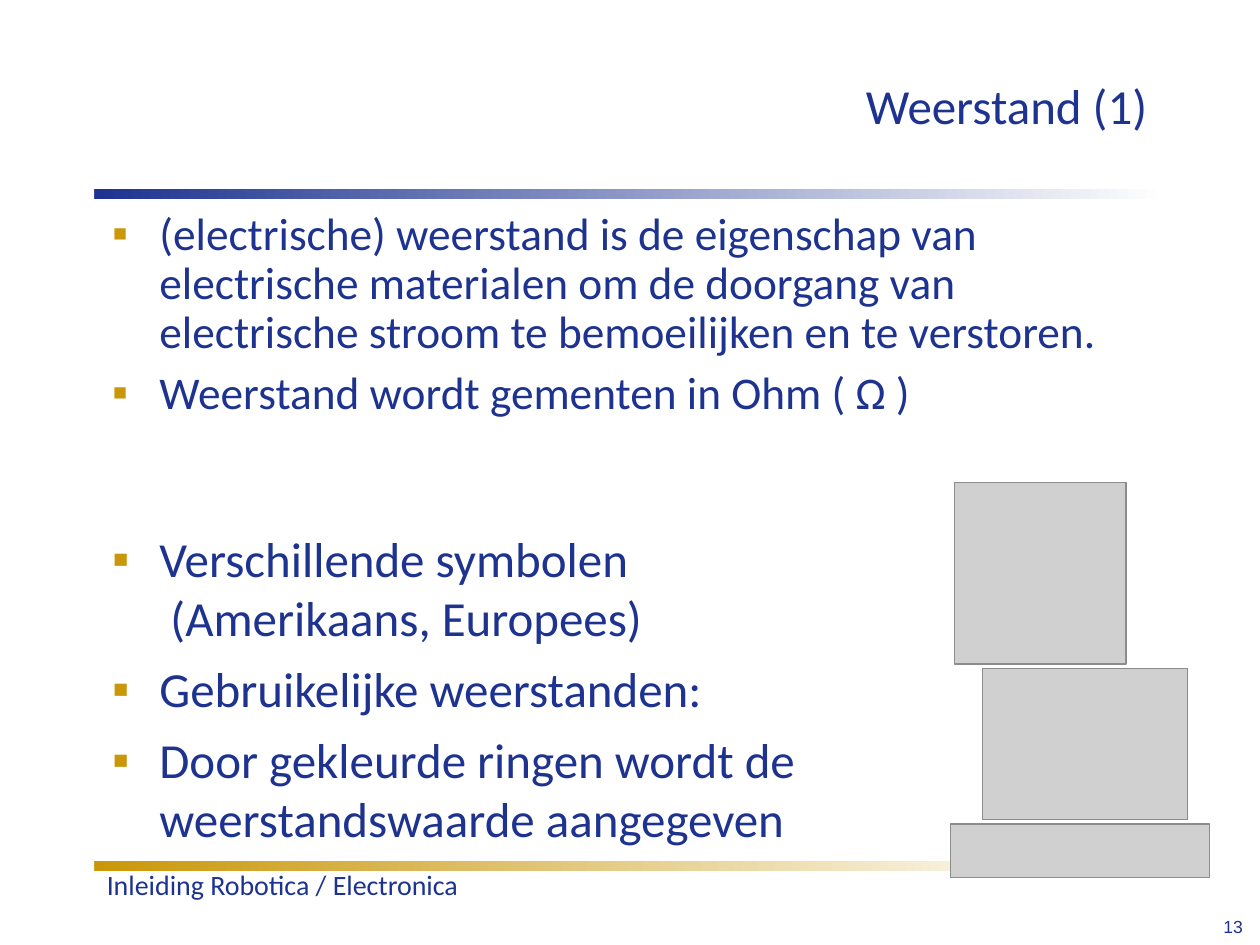
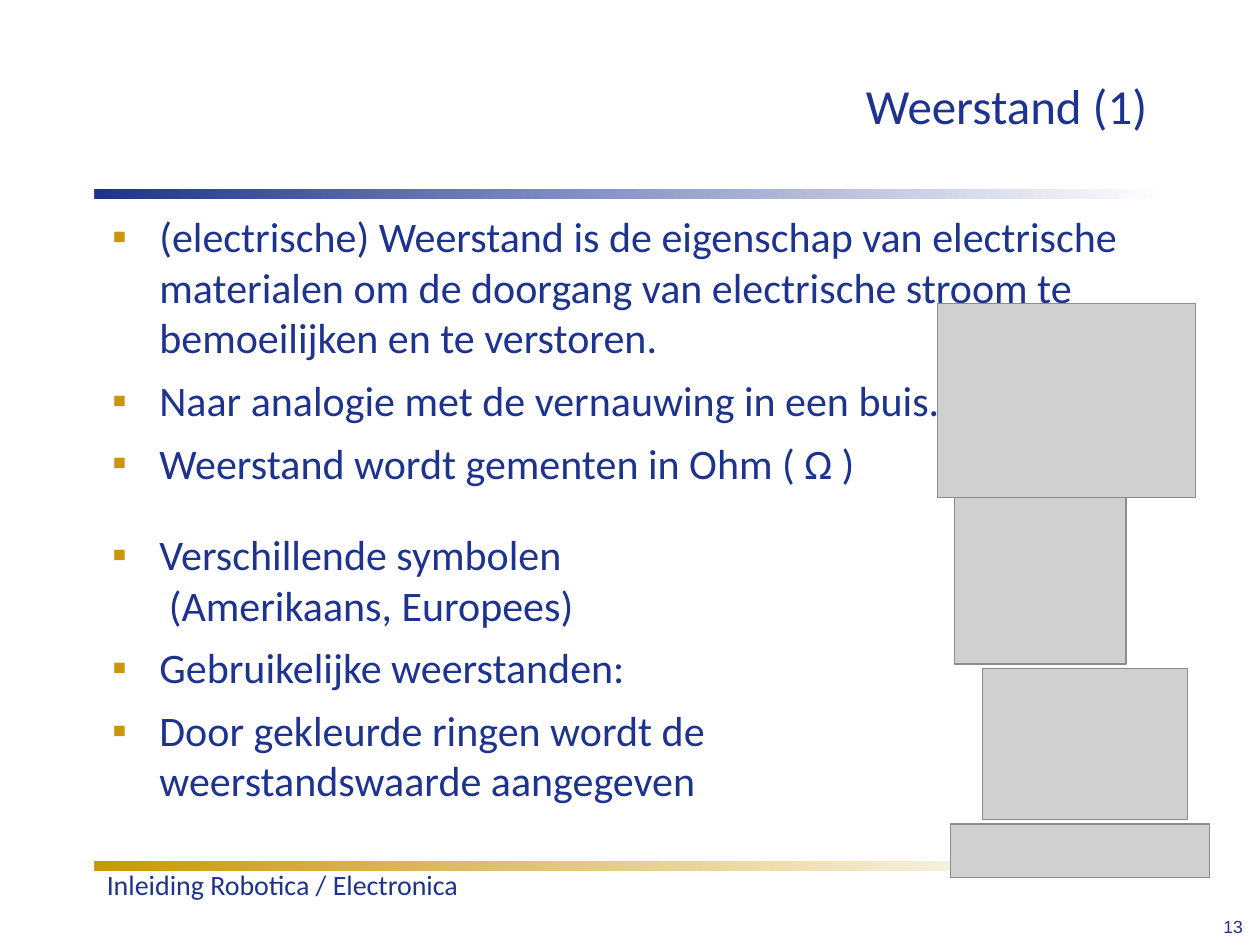
Before and after one commit to humiq/Greendevelopment, a slide deck: slide 13 of trunk/documents/Colleges/ISIROB College 1.ppt. Drawn at 1260x945 pixels with LibreOffice and Linux fonts; fonts in the diff are those of the drawing; grey boxes stand for pictures; background and template pictures are left out. Boxes give left, top, right and bottom in pixels: in the first picture for what was removed or moved away, otherwise in the second. Text is boxed around its words. In the diff, an @@ line names an element or a change of style, - is before the commit and + after.

```diff
--- a/trunk/documents/Colleges/ISIROB College 1.ppt
+++ b/trunk/documents/Colleges/ISIROB College 1.ppt
@@ text at <box>159,221,1117,426</box>: text changed; size 25.9 to 24 pt @@
-▪ (electrische) weerstand is de eigenschap van electrische materialen om de doorgang van electrische stroom te bemoeilijken en te verstoren.
+▪ (electrische) Weerstand is de eigenschap van electrische materialen om de doorgang van electrische stroom te bemoeilijken en te verstoren.
+▪ Naar analogie met de vernauwing in een buis.
@@ picture added at <box>937,304,1196,498</box> @@
@@ text at <box>159,450,832,487</box>: size 25.9 to 24 pt in "Weerstand wordt gementen in Ohm ( Ω ..."; line spacing 0.9 to 1 @@
@@ text "Verschillende symbolen (Amerikaans, Europees)" at <box>159,541,705,804</box>: size 28 to 24 pt @@
```
Also in this commit, not shown: 3 other slides changed, 6 other files.
